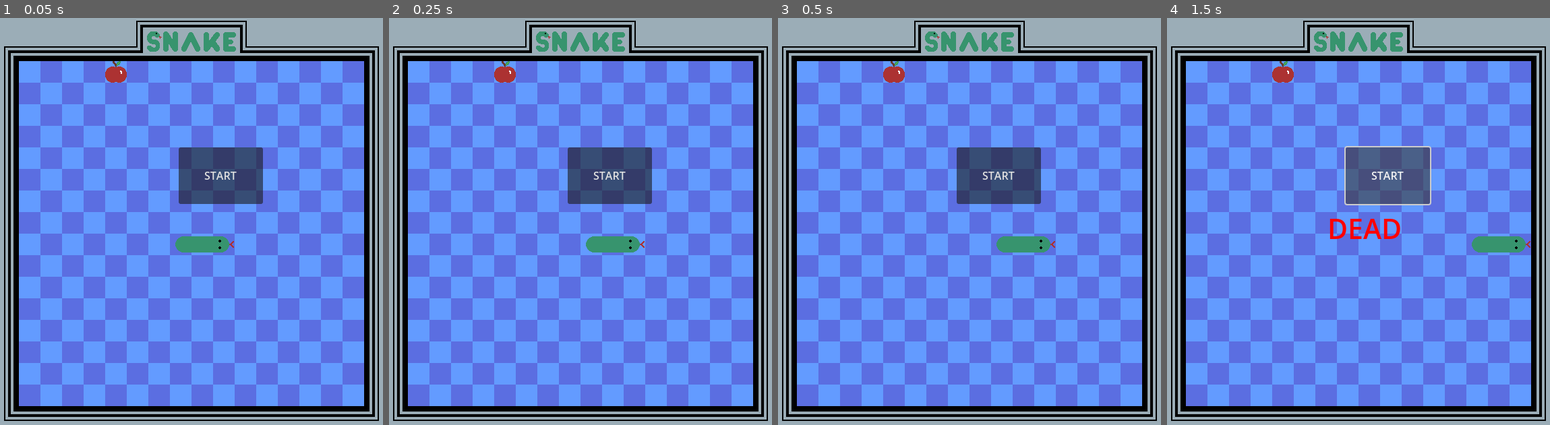
Above: before the commit, frames 1-4 (left to right).
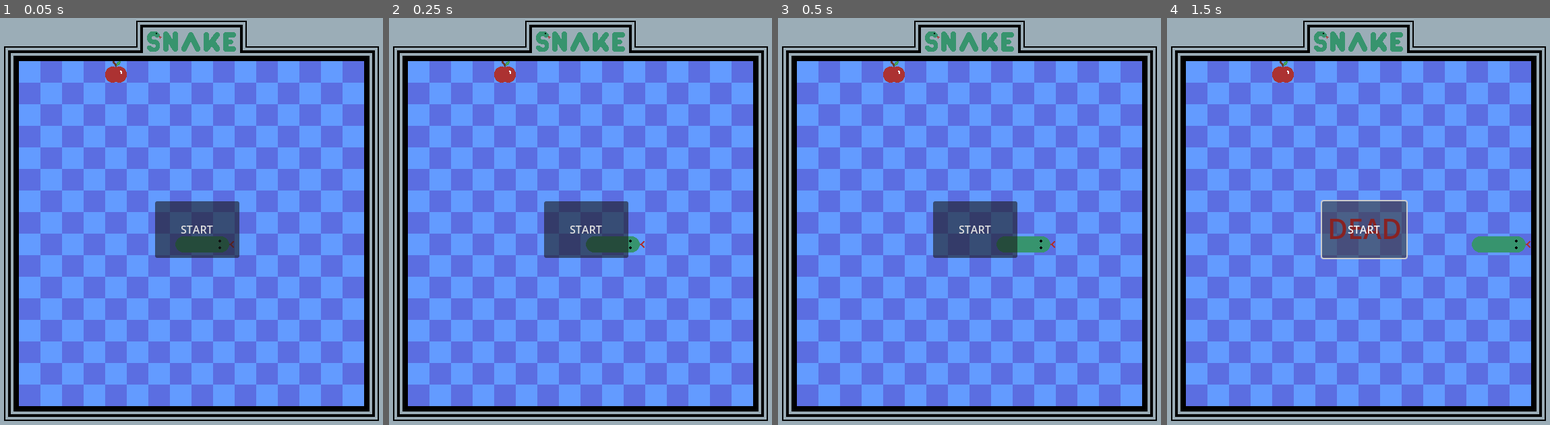
Above: after the commit, the same moments.

Repository: conor-wilson/snake
Game: Godot game, scene res://scenes/main.tscn
Same seed, same stepped clock (60 frames per second), same inputs: the game is played once before the commit and once after it.
Inputs:
- Up to frame 1 (0.05 s): no input
- Up to frame 2 (0.25 s): no input
- Up to frame 3 (0.5 s): no input
- Up to frame 4 (1.5 s): click "START" at 0.5 s; click "START" at 1.25 s

The runs differ from the first frame. In frame 1, 5.9% of the frame differs, in the area x 40-69%, y 31-59%; in frame 2, 5.9%; in frame 3, 5.9%; in frame 4, 6.3%, in the area x 40-70%, y 31-60%.

Commit message:
Added signal chain to inform main scene when start button is pressed

Diff:
--- a/scenes/HUD.gd
+++ b/scenes/HUD.gd
@@ -1,5 +1,6 @@
 extends CanvasLayer
 
+signal start_game
 
 # Called when the node enters the scene tree for the first time.
 func _ready():
@@ -15,3 +16,6 @@
 
 func show_game_over_screen():
 	$DeathMessage.show()
+
+func _on_start_button_pressed():
+	start_game.emit()
--- a/scenes/hud.tscn
+++ b/scenes/hud.tscn
@@ -18,8 +18,10 @@
 label_settings = SubResource("LabelSettings_ylqtf")
 
 [node name="StartButton" type="Button" parent="."]
-offset_left = 301.0
-offset_top = 192.0
-offset_right = 426.0
-offset_bottom = 276.0
+offset_left = 266.0
+offset_top = 272.0
+offset_right = 391.0
+offset_bottom = 356.0
 text = "START"
+
+[connection signal="pressed" from="StartButton" to="." method="_on_start_button_pressed"]
--- a/scenes/main.gd
+++ b/scenes/main.gd
@@ -15,3 +15,7 @@
 func _on_snake_hit():
 	$HUD.show_game_over_screen()
 	$Snake.kill_snake()
+
+
+func _on_hud_start_game():
+	print("STARTING GAME!")
--- a/scenes/main.tscn
+++ b/scenes/main.tscn
@@ -12,3 +12,4 @@
 [node name="HUD" parent="." instance=ExtResource("3_kk0nh")]
 
 [connection signal="hit" from="Snake" to="." method="_on_snake_hit"]
+[connection signal="start_game" from="HUD" to="." method="_on_hud_start_game"]
